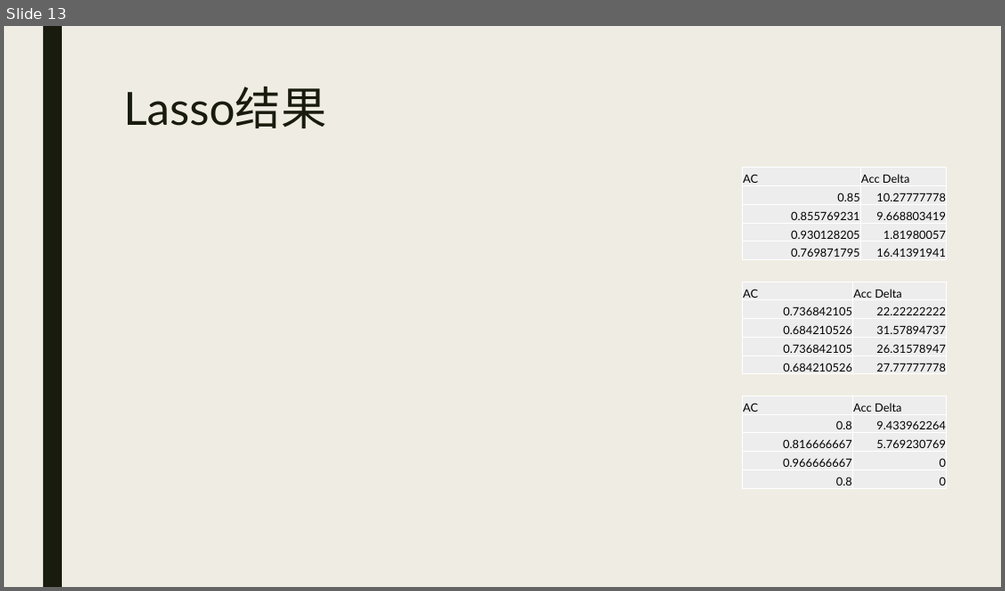
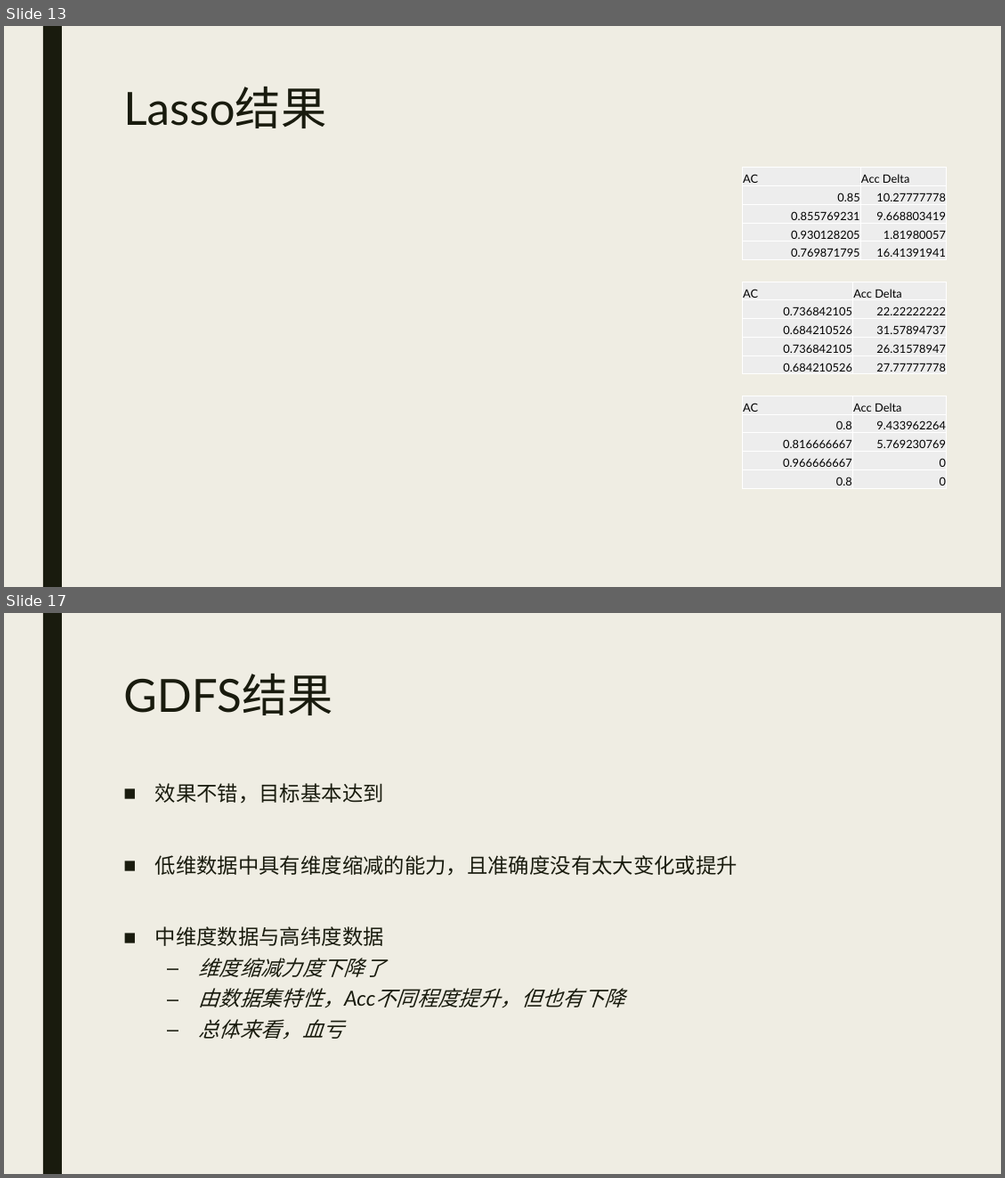
Before and after one commit to WNJXYK/JLU_FeatureSelection, a slide deck: Doc/Pre.pptx. Shown one above the other, each under a label of ours: slide 13 before the commit, slides 13 and 17 after it; the slides between them are not shown. The pictures are 1005x591 and 1005x1178 pixels, drawn with LibreOffice and Linux fonts; fonts in the diff are those of the drawing; grey boxes stand for pictures. Boxes give left, top, right and bottom in pixels: in the first picture for what was removed or moved away, otherwise in the second. Text is boxed around its words. In the diff, an @@ line names an element or a change of style, - is before the commit and + after.

```diff
--- a/Doc/Pre.pptx
+++ b/Doc/Pre.pptx
@@ slide 17 added at bbox=[4, 613, 1001, 1174], background #EFEDE3; not listed: 1 template element that a slide beside it also shows @@
@@ title added at bbox=[123, 674, 332, 715], 44 pt, text #191B0E @@
+GDFS结果
@@ text added at bbox=[155, 783, 737, 1039], 20 pt, text #191B0E @@
+■ 效果不错，目标基本达到
+■ 低维数据中具有维度缩减的能力，且准确度没有太大变化或提升
+■ 中维度数据与高纬度数据
+  – 维度缩减力度下降了
+  – 由数据集特性，Acc不同程度提升，但也有下降
+  – 总体来看，血亏
```
Also in this commit, not shown: 1 slide changed, 2 other slides added, 1 other file.
